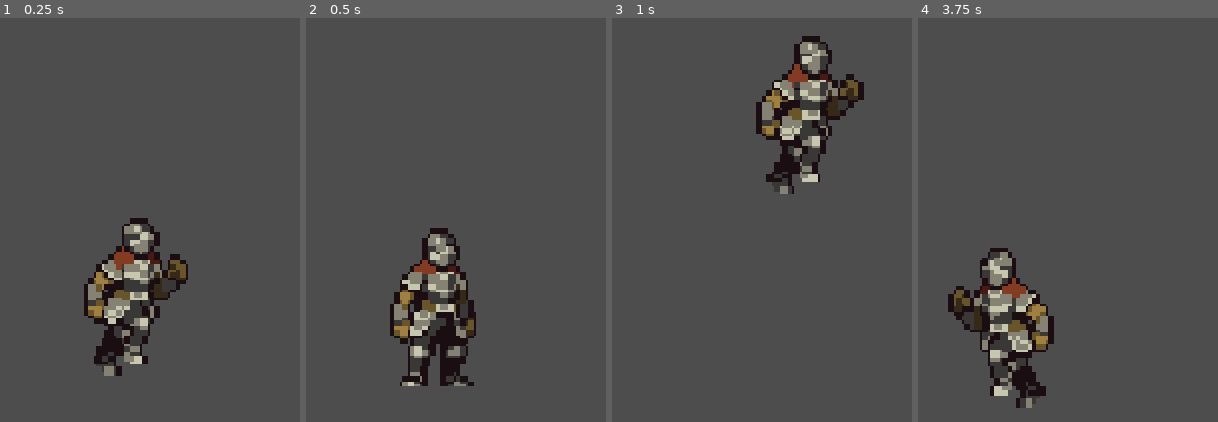
Above: before the commit, frames 1-4 (left to right).
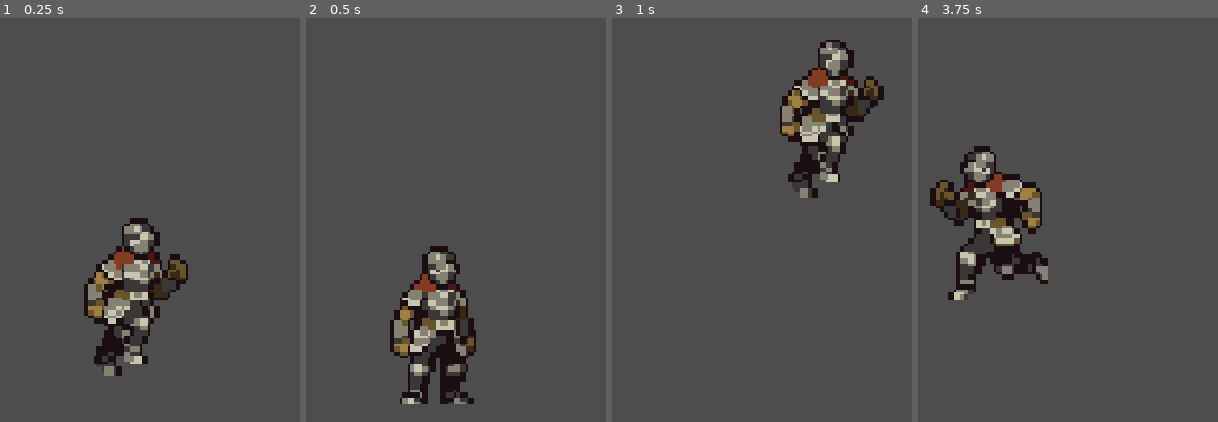
Above: after the commit, the same moments.

Repository: dackshu/poop
Game: Godot game, scene res://cayden/game_player_testnode.tscn
Same seed, same stepped clock (60 frames per second), same inputs: the game is played once before the commit and once after it. This scene is started directly instead of the project's main scene.
Inputs:
- Up to frame 1 (0.25 s): no input
- Up to frame 2 (0.5 s): no input
- Up to frame 3 (1 s): hold D (move_right) from 0.53 s (still down); tap Space (jump) at 0.77 s
- Up to frame 4 (3.75 s): tap Space (jump) at 1.52, 3.02 s; release D (move_right) at 2.03 s; hold A (move_left) from 2.03 s (still down)

Frame 1 is identical in both runs. In frame 2, 7.0% of the frame differs, in the area x 28-57%, y 51-96%; in frame 3, 7.7%; in frame 4, 12%, in the area x 4-46%, y 31-97%.

Commit message:
added heart assets and edited some animations

Diff:
--- a/cayden/player.gd
+++ b/cayden/player.gd
@@ -36,6 +36,7 @@
 	else:
 		animated_sprite.play("jump")
 
+
 	# Apply movement
 	if direction:
 		velocity.x = direction * SPEED
--- a/cayden/player.tscn
+++ b/cayden/player.tscn
@@ -4,6 +4,8 @@
 [ext_resource type="Texture2D" uid="uid://bdxqjg3pcvids" path="res://cayden/assets/Colour1/Outline/120x80_PNGSheets/_Idle.png" id="2_18fh6"]
 [ext_resource type="Texture2D" uid="uid://hdpyskatqinm" path="res://cayden/assets/Colour1/Outline/120x80_PNGSheets/_Attack.png" id="2_ngx4p"]
 [ext_resource type="Texture2D" uid="uid://ces245rixieoy" path="res://cayden/assets/Colour1/Outline/120x80_PNGSheets/_Death.png" id="3_7j8tk"]
+[ext_resource type="Texture2D" uid="uid://bydthvgjg7pdy" path="res://cayden/assets/Colour1/Outline/120x80_PNGSheets/_Dash.png" id="3_88ltv"]
+[ext_resource type="Texture2D" uid="uid://3ob2hqskkf0n" path="res://cayden/assets/Colour1/Outline/120x80_PNGSheets/_Attack2.png" id="3_jvjuq"]
 [ext_resource type="Texture2D" uid="uid://babcfr5wy14w2" path="res://cayden/assets/Colour1/Outline/120x80_PNGSheets/_Fall.png" id="4_xi87q"]
 [ext_resource type="Texture2D" uid="uid://bpf7r4w0knhno" path="res://cayden/assets/Colour1/Outline/120x80_PNGSheets/_Hit.png" id="5_88ltv"]
 [ext_resource type="Texture2D" uid="uid://bxdx1y5x15264" path="res://cayden/assets/Colour1/Outline/120x80_PNGSheets/_Roll.png" id="5_cf5pj"]
@@ -27,6 +29,38 @@
 atlas = ExtResource("2_ngx4p")
 region = Rect2(360, 0, 120, 80)
 
+[sub_resource type="AtlasTexture" id="AtlasTexture_dc6d0"]
+atlas = ExtResource("3_jvjuq")
+region = Rect2(0, 0, 120, 80)
+
+[sub_resource type="AtlasTexture" id="AtlasTexture_fs5ap"]
+atlas = ExtResource("3_jvjuq")
+region = Rect2(120, 0, 120, 80)
+
+[sub_resource type="AtlasTexture" id="AtlasTexture_lw03t"]
+atlas = ExtResource("3_jvjuq")
+region = Rect2(240, 0, 120, 80)
+
+[sub_resource type="AtlasTexture" id="AtlasTexture_rn8df"]
+atlas = ExtResource("3_jvjuq")
+region = Rect2(360, 0, 120, 80)
+
+[sub_resource type="AtlasTexture" id="AtlasTexture_27if0"]
+atlas = ExtResource("3_jvjuq")
+region = Rect2(480, 0, 120, 80)
+
+[sub_resource type="AtlasTexture" id="AtlasTexture_0ejv0"]
+atlas = ExtResource("3_jvjuq")
+region = Rect2(600, 0, 120, 80)
+
+[sub_resource type="AtlasTexture" id="AtlasTexture_hdyno"]
+atlas = ExtResource("3_88ltv")
+region = Rect2(0, 0, 120, 80)
+
+[sub_resource type="AtlasTexture" id="AtlasTexture_d328s"]
+atlas = ExtResource("3_88ltv")
+region = Rect2(120, 0, 120, 80)
+
 [sub_resource type="AtlasTexture" id="AtlasTexture_v3ioh"]
 atlas = ExtResource("3_7j8tk")
 region = Rect2(0, 0, 120, 80)
@@ -239,12 +273,46 @@
 "duration": 1.0,
 "texture": SubResource("AtlasTexture_lhgnj")
 }, {
-"duration": 1.0,
+"duration": 1.1,
 "texture": SubResource("AtlasTexture_kkq1j")
 }],
 "loop": 1,
-"name": &"attack_slash1",
-"speed": 8.0
+"name": &"attack1",
+"speed": 9.0
+}, {
+"frames": [{
+"duration": 1.0,
+"texture": SubResource("AtlasTexture_dc6d0")
+}, {
+"duration": 1.3,
+"texture": SubResource("AtlasTexture_fs5ap")
+}, {
+"duration": 1.0,
+"texture": SubResource("AtlasTexture_lw03t")
+}, {
+"duration": 1.0,
+"texture": SubResource("AtlasTexture_rn8df")
+}, {
+"duration": 1.0,
+"texture": SubResource("AtlasTexture_27if0")
+}, {
+"duration": 1.1,
+"texture": SubResource("AtlasTexture_0ejv0")
+}],
+"loop": 1,
+"name": &"attack2",
+"speed": 10.0
+}, {
+"frames": [{
+"duration": 1.0,
+"texture": SubResource("AtlasTexture_hdyno")
+}, {
+"duration": 1.0,
+"texture": SubResource("AtlasTexture_d328s")
+}],
+"loop": 1,
+"name": &"dash",
+"speed": 9.0
 }, {
 "frames": [{
 "duration": 1.0,
@@ -434,11 +502,7 @@
 
 [sub_resource type="CapsuleShape2D" id="CapsuleShape2D_ptg02"]
 radius = 5.0
-height = 16.0
-
-[sub_resource type="SegmentShape2D" id="SegmentShape2D_fvs6p"]
-a = Vector2(30, 0)
-b = Vector2(18, 0)
+height = 20.0
 
 [node name="Player" type="CharacterBody2D" unique_id=837909742]
 script = ExtResource("1_ngx4p")
@@ -446,13 +510,9 @@
 [node name="AnimatedSprite2D" type="AnimatedSprite2D" parent="." unique_id=1086361758]
 position = Vector2(3, -18)
 sprite_frames = SubResource("SpriteFrames_pnq1p")
-animation = &"run"
+animation = &"attack1"
 autoplay = "idle"
 
 [node name="CollisionShape2D" type="CollisionShape2D" parent="." unique_id=608305410]
-position = Vector2(1, 1)
+position = Vector2(3, 1)
 shape = SubResource("CapsuleShape2D_ptg02")
-
-[node name="CollisionShape2D2" type="CollisionShape2D" parent="." unique_id=266751612]
-position = Vector2(-25, 18)
-shape = SubResource("SegmentShape2D_fvs6p")
--- a/project.godot
+++ b/project.godot
@@ -46,6 +46,11 @@
 "events": [Object(InputEventKey,"resource_local_to_scene":false,"resource_name":"","device":-1,"window_id":0,"alt_press …(192 unchanged characters)…
 ]
 }
+roll={
+"deadzone": 0.2,
+"events": [Object(InputEventKey,"resource_local_to_scene":false,"resource_name":"","device":-1,"window_id":0,"alt_pressed":false,"shift_pressed":false,"ctrl_pressed":false,"meta_pressed":false,"pressed":false,"keycode":0,"physical_keycode":81,"key_label":0,"unicode":113,"location":0,"echo":false,"script":null)
+]
+}
 
 [physics]
 
Binary file added: cayden/assets/Hearts/Heart-Broken.png
Not shown, added: cayden/assets/Hearts/Heart-Broken.png.import
Binary file added: cayden/assets/Hearts/Heart-Damaged.png
Not shown, added: cayden/assets/Hearts/Heart-Damaged.png.import
Binary file added: cayden/assets/Hearts/Heart-Empty.png
Not shown, added: cayden/assets/Hearts/Heart-Empty.png.import
Binary file added: cayden/assets/Hearts/Heart-Full.png
Not shown, added: cayden/assets/Hearts/Heart-Full.png.import
